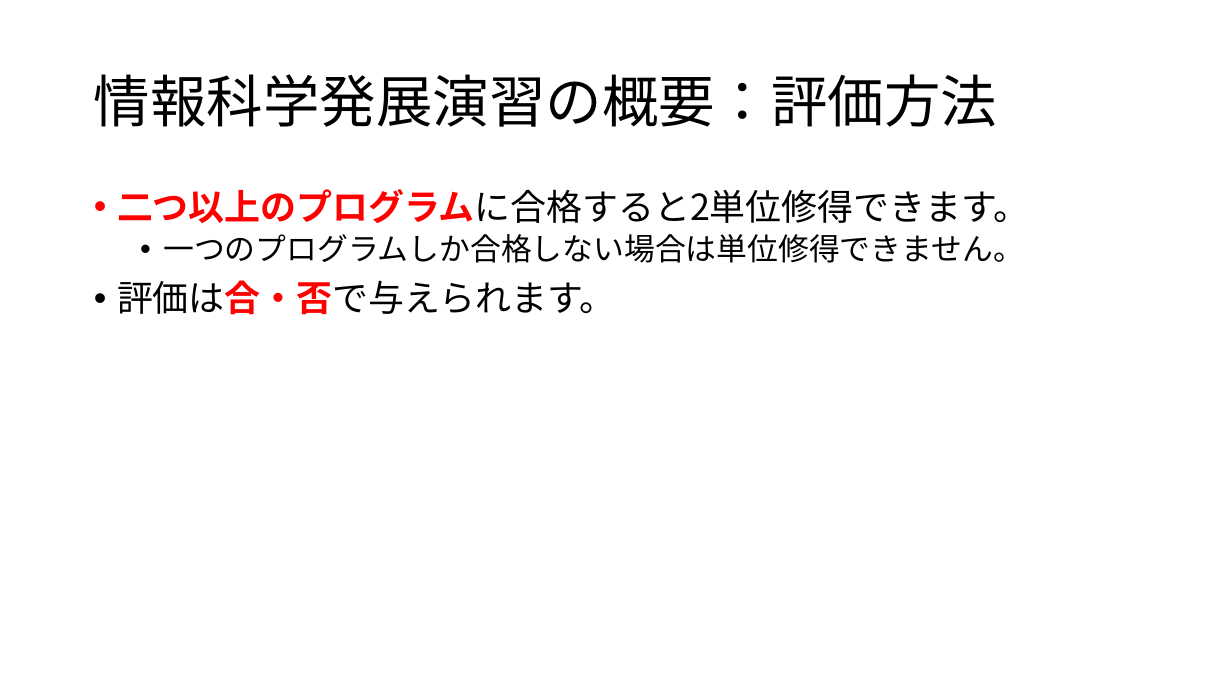
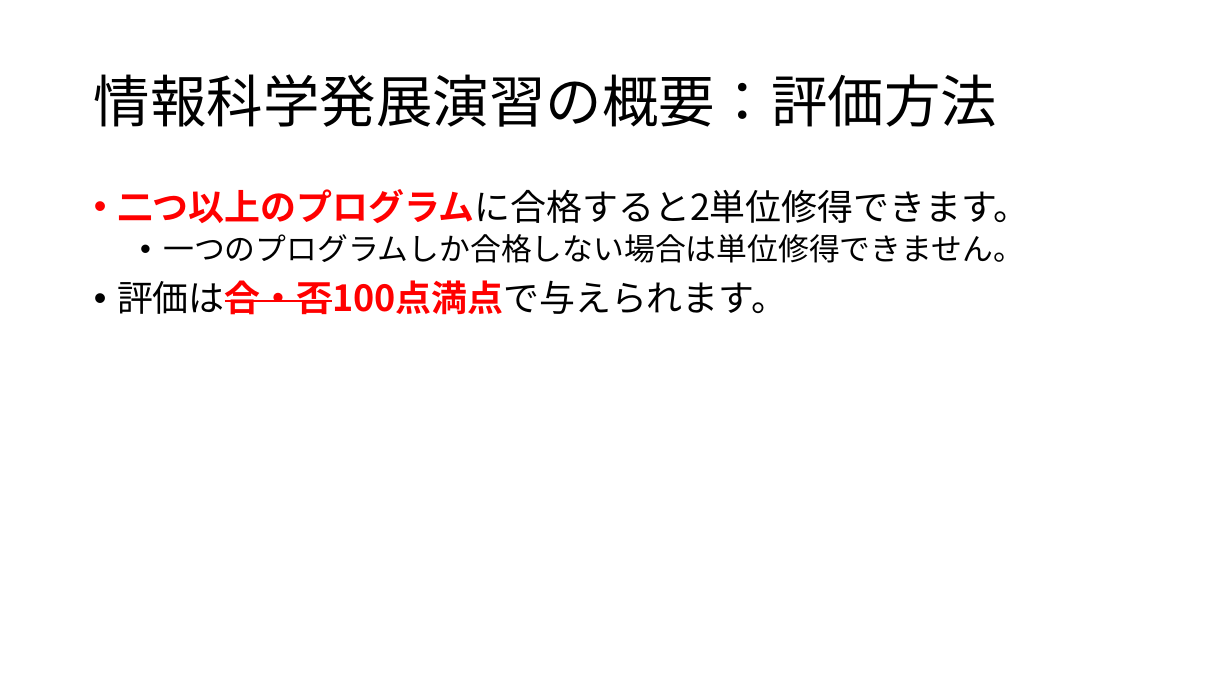
Before and after one commit to umatani/advanced2023, a slide deck: slide 4 of 情報科学発展演習説明会資料20230331.pptx. Drawn at 1232x693 pixels with LibreOffice and Linux fonts; fonts in the diff are those of the drawing. Boxes give left, top, right and bottom in pixels: in the first picture for what was removed or moved away, otherwise in the second. Text is boxed around its words. In the diff, an @@ line names an element or a change of style, - is before the commit and + after.

```diff
--- a/情報科学発展演習説明会資料20230331.pptx
+++ b/情報科学発展演習説明会資料20230331.pptx
@@ text at bbox=[117, 280, 787, 315]: text changed @@
-• 評価は合・否で与えられます。
+• 評価は合・否100点満点で与えられます。
```
Also in this commit, not shown: 1 other slide changed, 1 other file.
